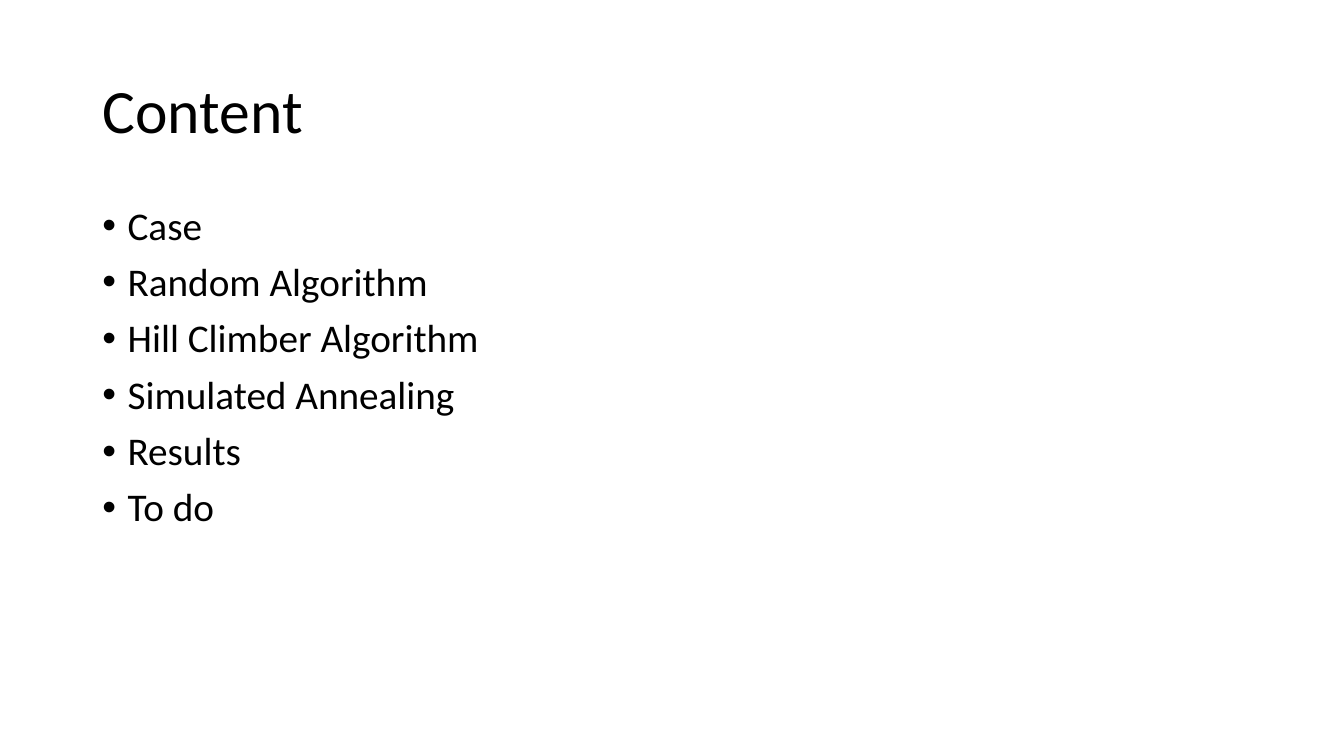
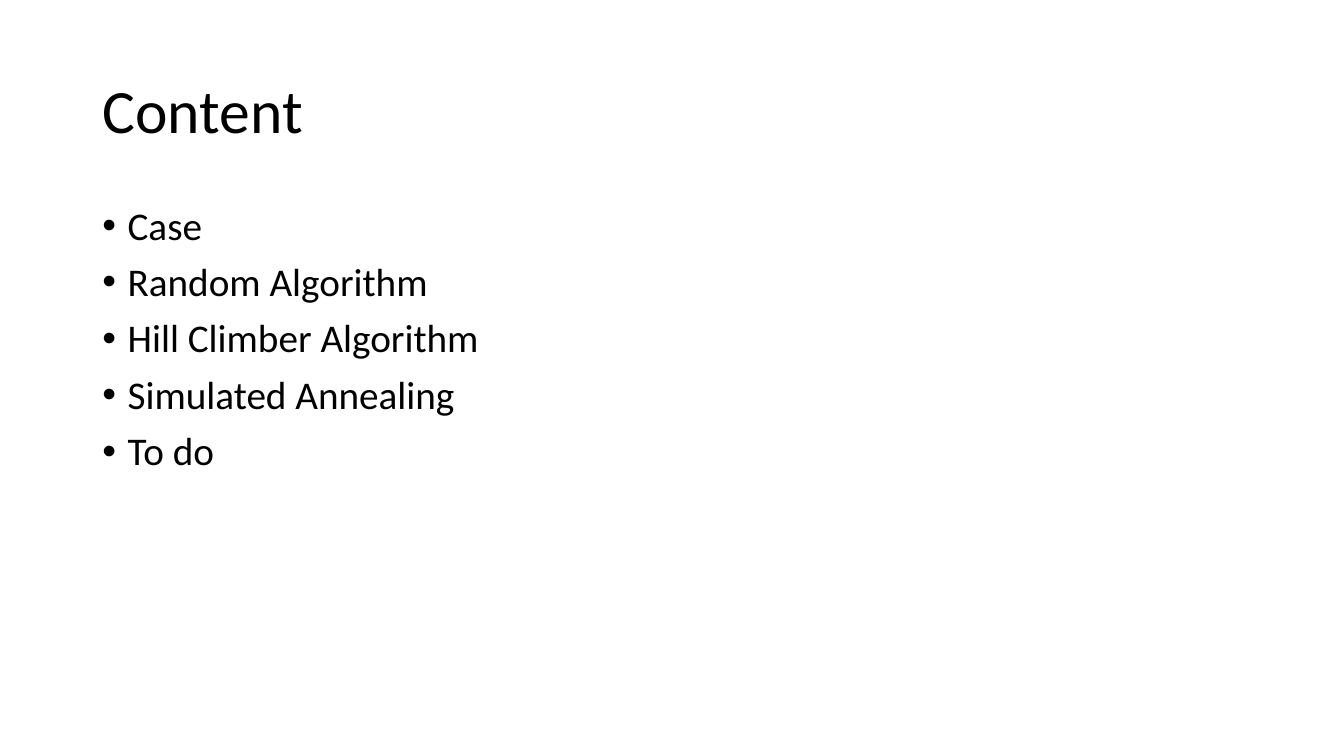
Before and after one commit to WouterDuijn/heuristic, a slide deck: slide 2 of doc/Mokum Airways.pptx. Drawn at 1344x756 pixels with LibreOffice and Linux fonts; fonts in the diff are those of the drawing. Boxes give left, top, right and bottom in pixels: in the first picture for what was removed or moved away, otherwise in the second. Text is boxed around its words. In the diff, an @@ line names an element or a change of style, - is before the commit and + after.

Commit message:
ppt

```diff
--- a/doc/Mokum Airways.pptx
+++ b/doc/Mokum Airways.pptx
@@ text at (128, 437, 241, 466): paragraph removed @@
-• Results
```
